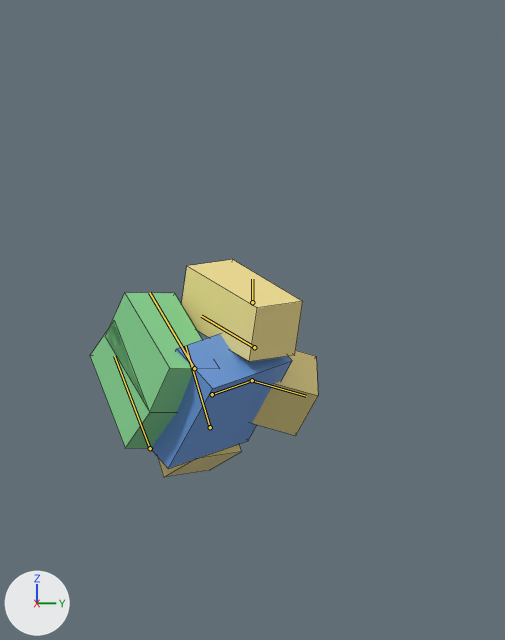
One commit to the Blender file assets/blender/combat/DodgeRoll_R6.blend: the scene before it, then after it.
Before and after are seen from the file's camera 'SheetCam'. Every picture has the same lights, and +X, +Y and +Z are marked at lower left. The picture after the commit comes second. Both versions are drawn at frame 2 of the action 'DodgeRoll_FL'; the numbers are the values there. The bones that bend it are drawn over the model as lines. Mesh edges are drawn as thin lines.

In view in the first picture: 'Prev_Head', 'Prev_Left Arm', 'Prev_Left Leg', 'Prev_Right Arm', 'Prev_Right Leg', 'Prev_Torso'.
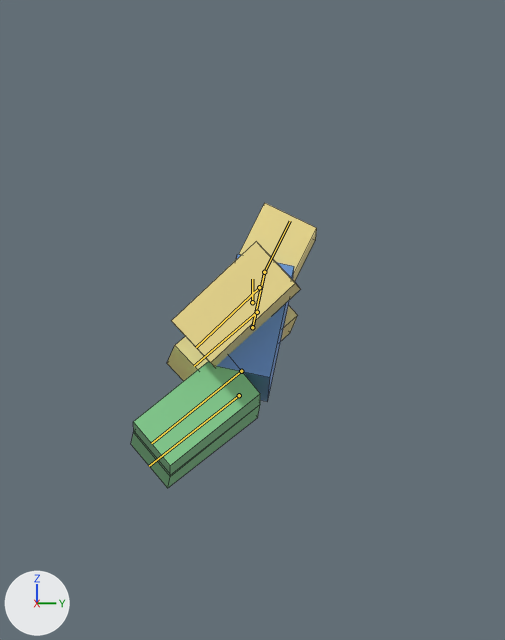
Location of each change, (x1, y1, x2, y2) in pixels of the pictures (505 x 640 px):
'Prev_Right Leg', posed
    before: (106, 293, 202, 413)
    after: (133, 361, 260, 475)
'Prev_Torso', posed
    before: (150, 334, 292, 468)
    after: (217, 254, 294, 402)
'Prev_Right Arm', posed (21% taller)
    before: (181, 259, 303, 362)
    after: (172, 242, 300, 367)
'Prev_Head', posed
    before: (252, 351, 318, 436)
    after: (239, 203, 317, 282)
'Prev_Left Leg', posed
    before: (90, 321, 176, 448)
    after: (131, 405, 260, 488)
'Prev_Left Arm', posed
    before: (157, 444, 241, 477)
    after: (167, 305, 298, 381)
bone 'Torso', root to tip
    before: (212, 394) to (252, 380)
    after: (252, 327) to (264, 272)
bone 'Head', root to tip
    before: (252, 380) to (306, 396)
    after: (264, 272) to (290, 221)
bone 'Right Arm', root to tip
    before: (254, 347) to (201, 316)
    after: (259, 287) to (196, 347)
bone 'Left Arm', root to tip
    before: (210, 427) to (185, 345)
    after: (257, 312) to (194, 366)
bone 'Right Leg', root to tip
    before: (194, 368) to (149, 292)
    after: (241, 371) to (151, 443)
bone 'Left Leg', root to tip
    before: (150, 448) to (114, 356)
    after: (239, 395) to (149, 466)

What the commit changed:
Bone 'Torso' (bone_torso) moves from (0.69, -1.59, 0.69) to (0.0, -0.44, 0.0).
Bone 'Torso' (bone_torso) turns from (-48, 22, 48) to (-12, 1, 12) degrees about its own x, y and z.
Bone 'Head' (bone_head) turns from (-40, 0, 0) to (-14, 0, 0) degrees about its own x, y and z.
Bone 'Right Arm' (bone_right_arm) turns from (-101, 25, -5) to (-35, 5, 7) degrees about its own x, y and z.
Bone 'Left Arm' (bone_left_arm) turns from (-101, -25, 5) to (-35, -5, -7) degrees about its own x, y and z.
Bone 'Right Leg' (bone_right_leg) turns from (-110, 6, -2) to (-39, 1, 2) degrees about its own x, y and z.
Bone 'Left Leg' (bone_left_leg) turns from (-110, -6, 2) to (-39, -1, -2) degrees about its own x, y and z.
